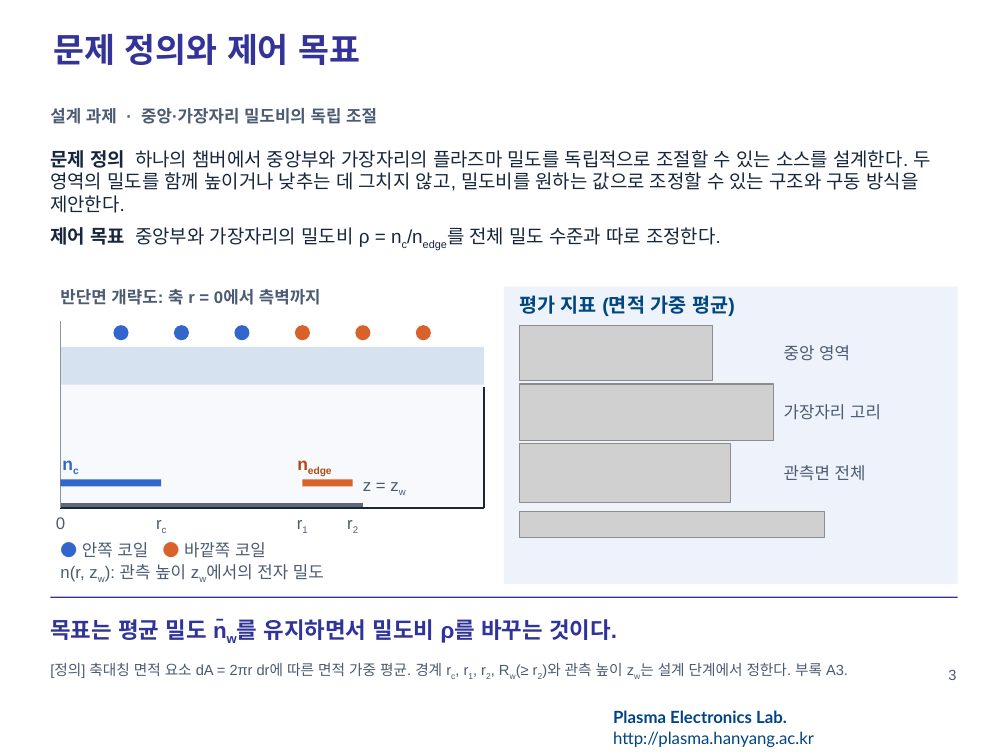
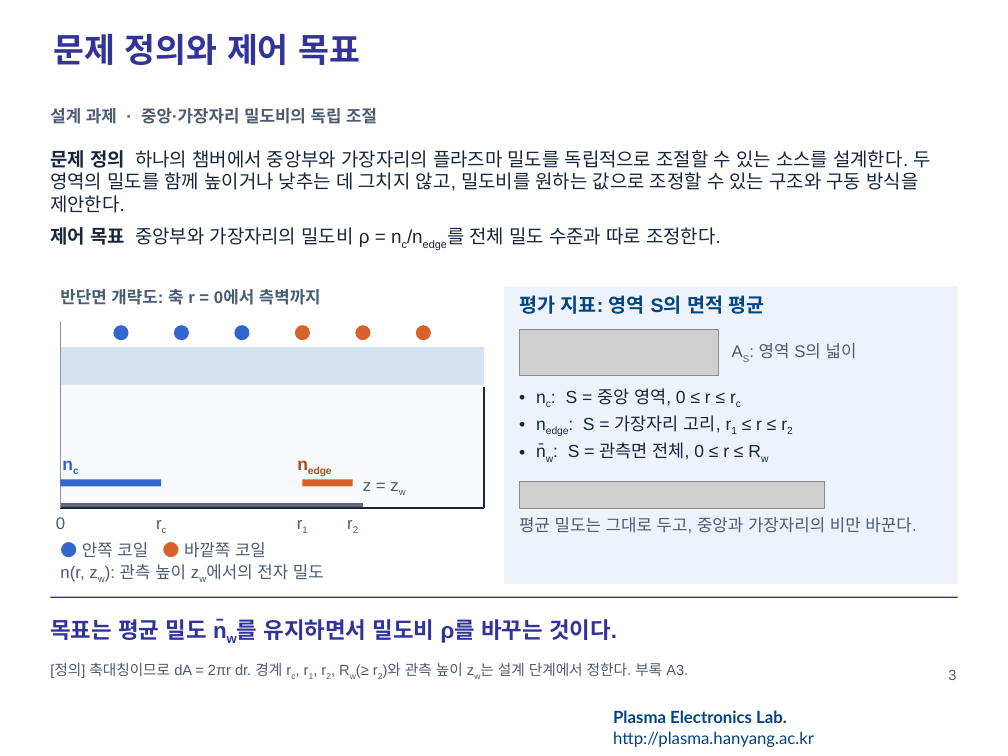
Before and after one commit to garlicjam-pyo/plasma, a slide deck: slide 3 of presentations/1차발표_README반영판.pptx. Drawn at 1008x756 pixels with LibreOffice and Linux fonts; fonts in the diff are those of the drawing; grey boxes stand for pictures; background and template pictures are left out. Boxes give left, top, right and bottom in pixels: in the first picture for what was removed or moved away, otherwise in the second. Text is boxed around its words. In the diff, an @@ line names an element or a change of style, - is before the commit and + after.

```diff
--- a/presentations/1차발표_README반영판.pptx
+++ b/presentations/1차발표_README반영판.pptx
@@ text at [519,295,765,314]: text changed @@
-평가 지표 (면적 가중 평균)
+평가 지표: 영역 S의 면적 평균
@@ picture: place and size @@
-picture at [519,326,713,381]
+picture at [519,330,719,376]
@@ text at [759,343,857,359]: text changed @@
-중앙 영역
+AS: 영역 S의 넓이
@@ picture removed at [519,384,773,440] @@
@@ text added at [536,388,732,462], 12.5 pt, text #17263C @@
+• nc: S = 중앙 영역, 0 ≤ r ≤ rc
+• nedge: S = 가장자리 고리, r1 ≤ r ≤ r2
+• n̄w: S = 관측면 전체, 0 ≤ r ≤ Rw
@@ text removed at [784,404,881,420] @@
-가장자리 고리
@@ picture removed at [519,444,731,502] @@
@@ text removed at [784,465,866,481] @@
-관측면 전체
@@ picture: place and size @@
-picture at [519,511,825,537]
+picture at [519,482,825,508]
@@ text added at [519,517,916,533], 12 pt, text #4C5B72 @@
+평균 밀도는 그대로 두고, 중앙과 가장자리의 비만 바꾼다.
@@ text at [50,663,688,678]: text changed @@
-[정의] 축대칭 면적 요소 dA = 2πr dr에 따른 면적 가중 평균. 경계 rc, r1, r2, Rw(≥ r2)와 관측 높이 zw는 설계 단계에서 정한다. 부록 A3.
+[정의] 축대칭이므로 dA = 2πr dr. 경계 rc, r1, r2, Rw(≥ r2)와 관측 높이 zw는 설계 단계에서 정한다. 부록 A3.
```
Also in this commit, not shown: 5 other slides changed, 6 other files.
